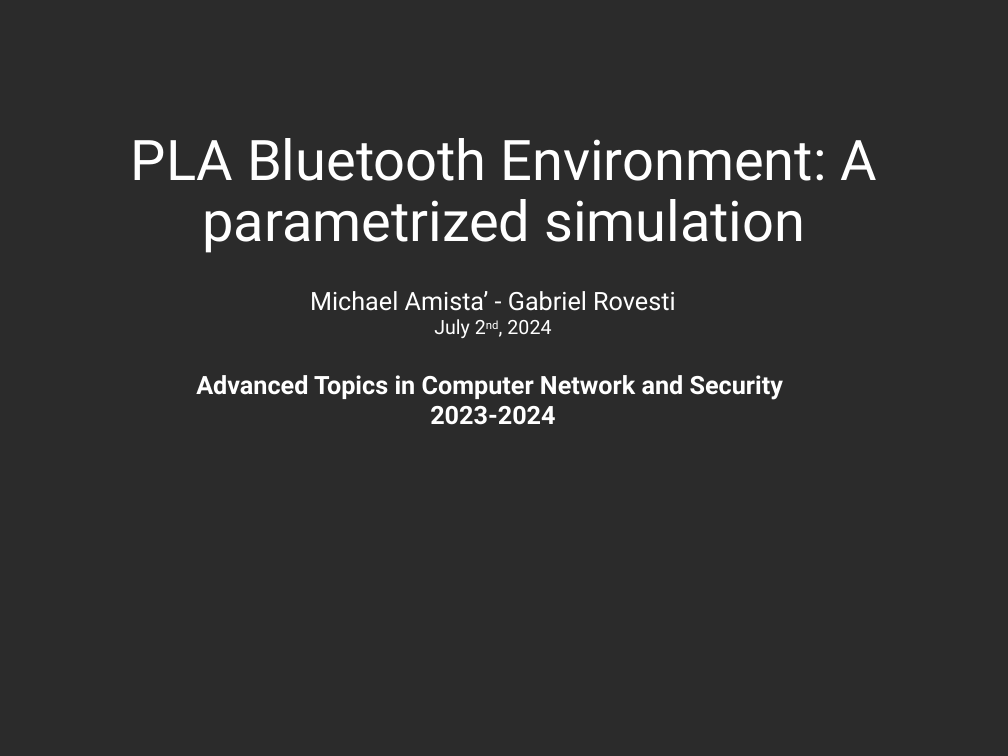
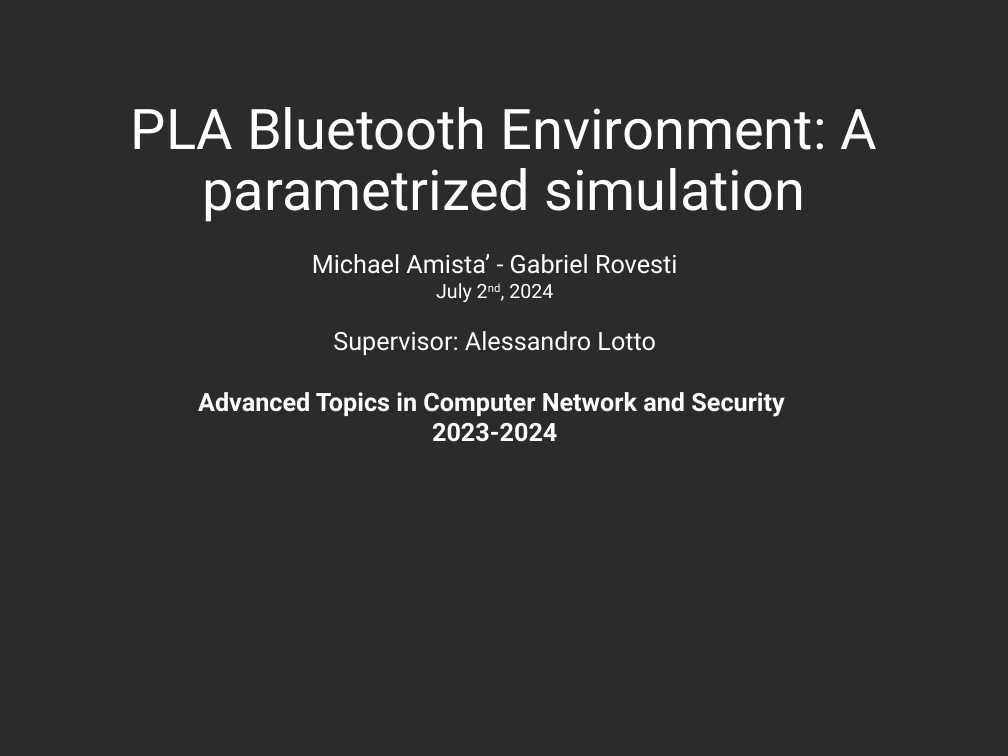
Before and after one commit to gabrielrovesti/PLA-Bluetooth-Environment, a slide deck: slide 1 of Third Part - Physical Layer Device Authentication/Slides/PLA Bluetooth Environment.pptx. Drawn at 1008x756 pixels with LibreOffice and Linux fonts; fonts in the diff are those of the drawing; background and template pictures are left out; a plain dark background stands for a picture behind light text. Boxes give left, top, right and bottom in pixels: in the first picture for what was removed or moved away, otherwise in the second. Text is boxed around its words. In the diff, an @@ line names an element or a change of style, - is before the commit and + after.

```diff
--- a/Third Part - Physical Layer Device Authentication/Slides/PLA Bluetooth Environment.pptx
+++ b/Third Part - Physical Layer Device Authentication/Slides/PLA Bluetooth Environment.pptx
@@ title "PLA Bluetooth Environment: A parametrized ...": place and size @@
-title "PLA Bluetooth Environment: A parametrized ..." at <box>131,138,878,253</box>
+title "PLA Bluetooth Environment: A parametrized ..." at <box>131,107,878,222</box>
@@ subtitle "Michael Amista’ - Gabriel Rovesti": place and size @@
-subtitle "Michael Amista’ - Gabriel Rovesti" at <box>196,291,783,425</box>
+subtitle "Michael Amista’ - Gabriel Rovesti" at <box>198,254,784,442</box>
@@ subtitle at <box>333,331,656,355</box>: paragraph added @@
+Supervisor: Alessandro Lotto
```
Also in this commit, not shown: 2 other files.
